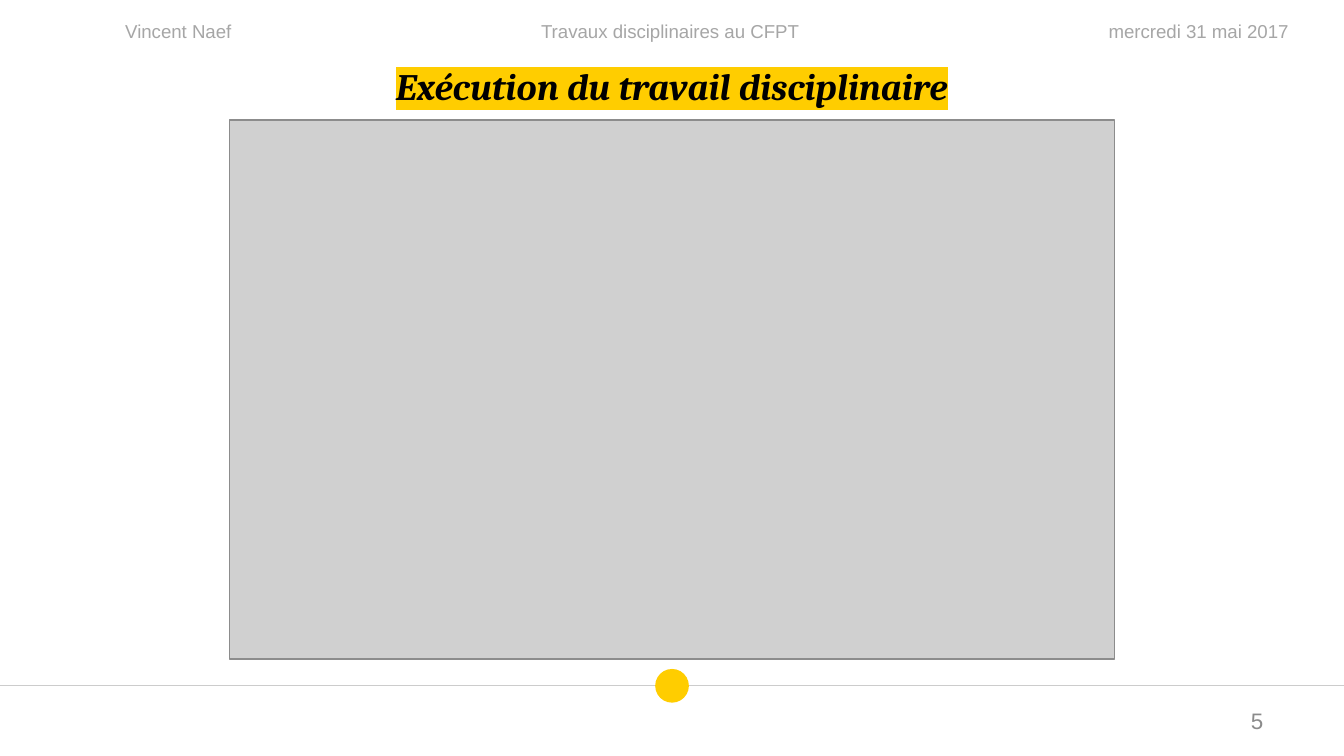
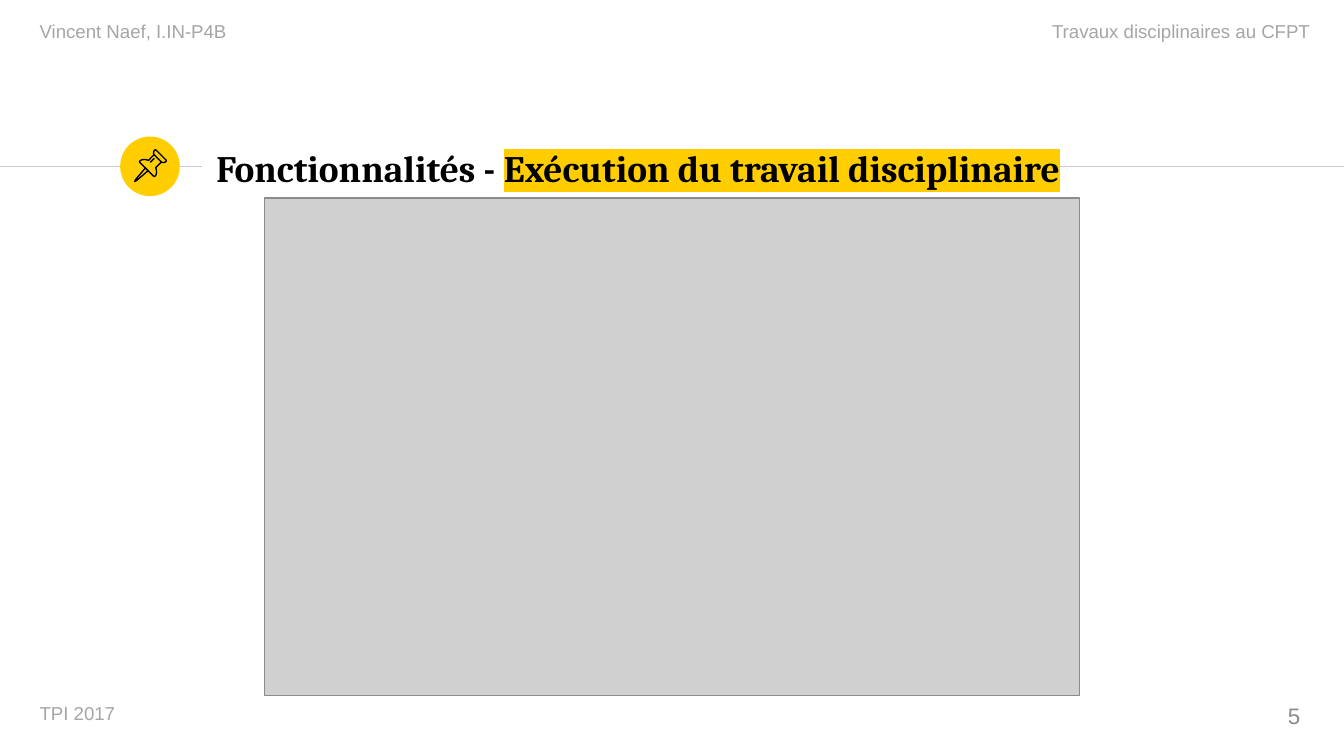
Before and after one commit to vinelo/TPI, a slide deck: slide 5 of Présentation/PresentationTPI.pptx. Drawn at 1344x756 pixels with LibreOffice and Linux fonts; fonts in the diff are those of the drawing; grey boxes stand for pictures. Boxes give left, top, right and bottom in pixels: in the first picture for what was removed or moved away, otherwise in the second. Text is boxed around its words. In the diff, an @@ line names an element or a change of style, - is before the commit and + after.

```diff
--- a/Présentation/PresentationTPI.pptx
+++ b/Présentation/PresentationTPI.pptx
@@ text at [40, 24, 226, 40]: text changed @@
-Vincent Naef
+Vincent Naef, I.IN-P4B
@@ text "Travaux disciplinaires au CFPT": place and size @@
-text "Travaux disciplinaires au CFPT" at [541, 24, 799, 42]
+text "Travaux disciplinaires au CFPT" at [1052, 24, 1310, 42]
@@ text "Travaux disciplinaires au CFPT" at [1052, 24, 1310, 42]: alignment centre to right @@
@@ text removed at [1109, 24, 1288, 38] @@
-mercredi 31 mai 2017
@@ ellipse added at [120, 137, 179, 196], fill #FFCD00 @@
@@ title "Fonctionnalités - Exécution du travail ..." at [216, 147, 1060, 190]: vertical alignment top to middle @@
@@ title at [216, 147, 1060, 190]: text changed; italic off @@
-Exécution du travail disciplinaire
+Fonctionnalités - Exécution du travail disciplinaire
@@ line added from (0, 167) to (202, 167), #CCCCCC 0.75 pt @@
@@ group added at [134, 151, 165, 181]: 4 freeform shapes @@
@@ line added from (774, 167) to (1344, 167), #CCCCCC 0.75 pt @@
@@ picture: place and size @@
-picture at [230, 120, 1114, 659]
+picture at [265, 198, 1081, 695]
@@ line removed from (0, 685) to (1344, 685) @@
@@ ellipse removed at [655, 669, 688, 703] @@
@@ text added at [40, 707, 115, 720], 10 pt, text #A6A6A6 @@
+TPI 2017
@@ page number: place and size @@
-page number at [1251, 713, 1263, 729]
+page number at [1288, 708, 1300, 724]
```
Also in this commit, not shown: 14 other slides changed, 22 slides added, 1 slide removed, 33 other files.
